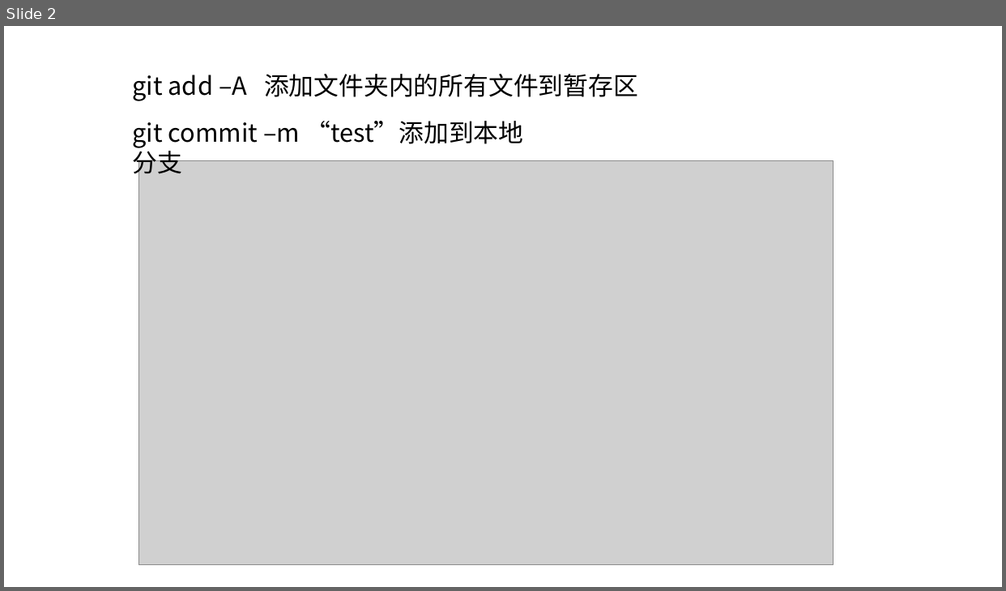
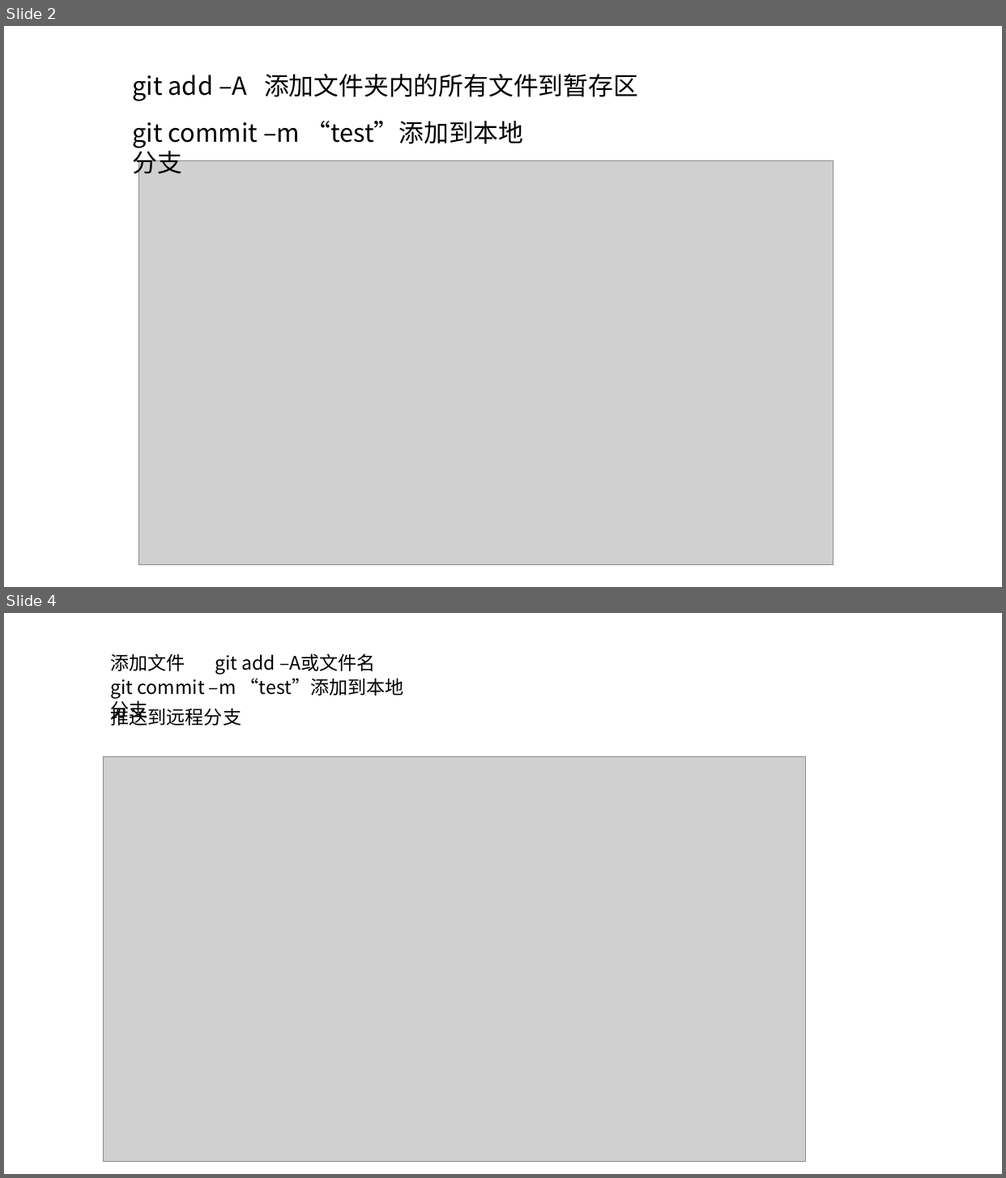
Before and after one commit to daqingtian/gitrumenppt, a slide deck: git入门.pptx. Shown one above the other, each under a label of ours: slide 2 before the commit, slides 2 and 4 after it; the slides between them are not shown. The pictures are 1006x591 and 1006x1178 pixels, drawn with LibreOffice and Linux fonts; fonts in the diff are those of the drawing; grey boxes stand for pictures. Boxes give left, top, right and bottom in pixels: in the first picture for what was removed or moved away, otherwise in the second. Text is boxed around its words. In the diff, an @@ line names an element or a change of style, - is before the commit and + after.

```diff
--- a/git入门.pptx
+++ b/git入门.pptx
@@ slide 4 added at <box>4,613,1002,1174</box>, background #FFFFFF @@
@@ text added at <box>110,653,376,674</box>, 18 pt, text #000000 @@
+添加文件 git add –A或文件名
@@ text added at <box>110,678,404,721</box>, 18 pt, text #000000 @@
+git commit –m “test”添加到本地分支
@@ text added at <box>110,705,241,726</box>, 18 pt, text #000000 @@
+推送到远程分支
@@ picture added at <box>103,756,805,1161</box> @@
```
Also in this commit, not shown: 1 slide changed.
